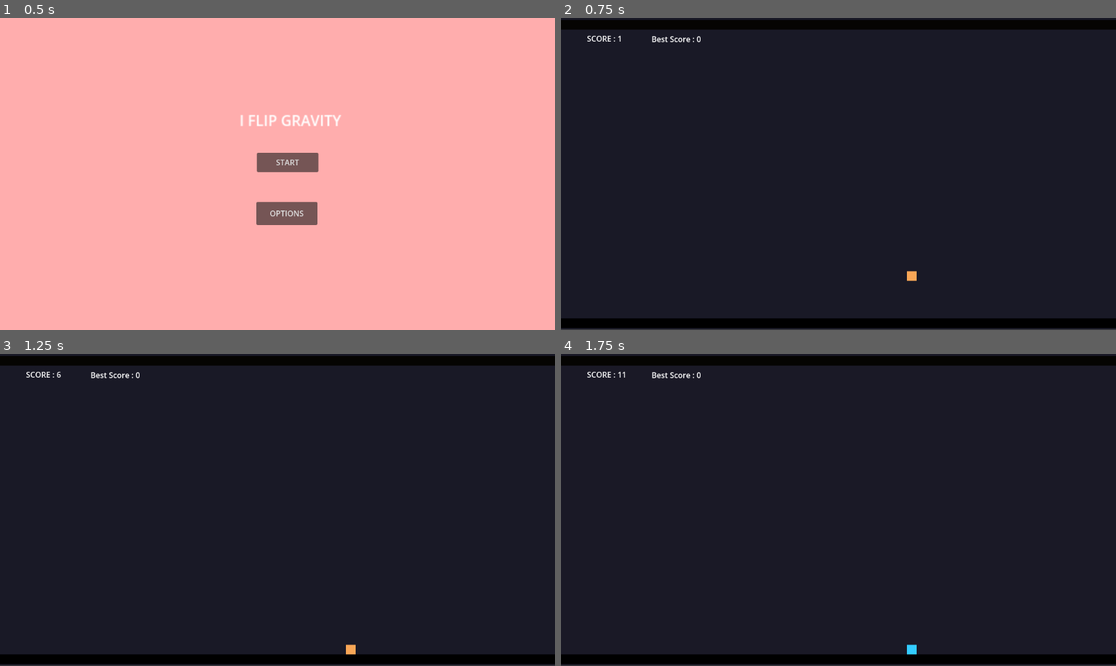
Above: before the commit, frames 1-4 (two rows, left to right).
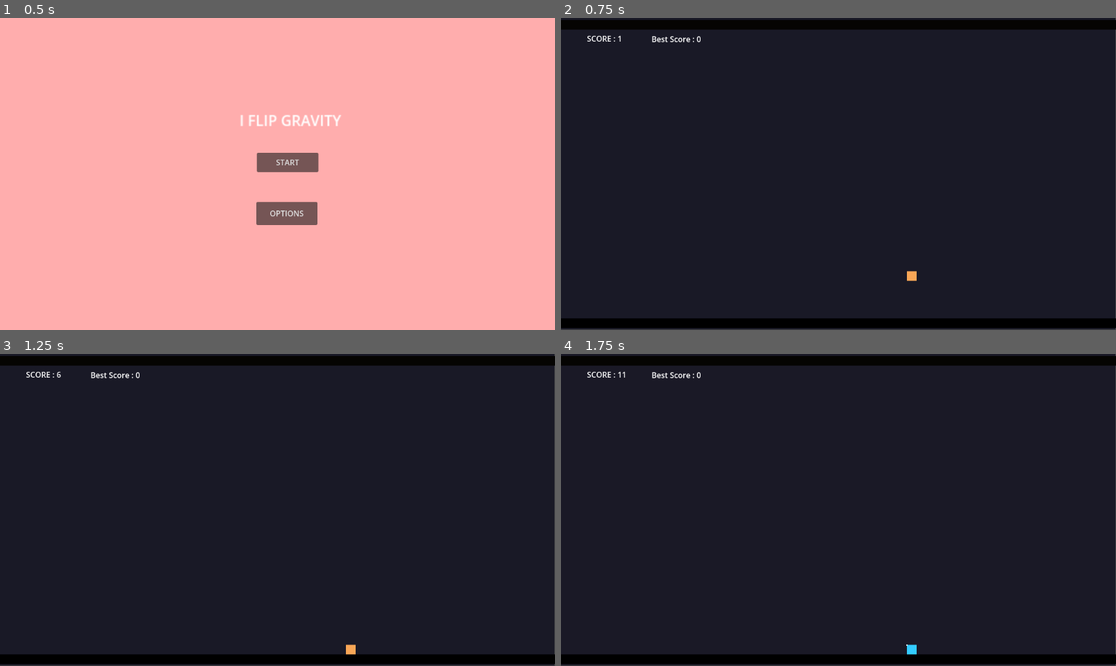
Above: after the commit, the same moments.

Repository: ansh33430w/I-flip-Gravity
Game: Godot game, scene res://scenes/mainmenu.tscn
The game is run twice, just before and just after one commit, with the same random seed, the same clock (stepped at 60 frames per second) and the same inputs.
Inputs (mouse positions are in pixels of both pictures, inside the frame that each line leads up to):
- Up to frame 1 (0.5 s): no input
- Up to frame 2 (0.75 s): click "START" at 0.5 s
- Up to frame 3 (1.25 s): no input
- Up to frame 4 (1.75 s): tap Enter (enter) at 1.25, 1.35 s; move the mouse to (960, 494) at 1.27 s; hold Right from 1.28 s (still down); click (960, 494) at 1.42 s

Frame 1 is identical in both runs. In frame 2, 0.1% of the frame differs, in the area x 99-100%, y 0-100%; in frame 3, 0.1%; in frame 4, 0.1%, in the area x 62-100%, y 0-100%.

Commit message:
tried to add shacke but failed and added gpu particle effrct

Diff:
--- a/scenes/character_body_2d.tscn
+++ b/scenes/character_body_2d.tscn
@@ -3,6 +3,15 @@
 [ext_resource type="Script" uid="uid://cnv2s4vhvmw16" path="res://scripts/CharacterBody2D.gd" id="1_lj8jo"]
 
 [sub_resource type="RectangleShape2D" id="RectangleShape2D_g2brh"]
+
+[sub_resource type="ParticleProcessMaterial" id="ParticleProcessMaterial_lj8jo"]
+particle_flag_disable_z = true
+inherit_velocity_ratio = 125.0
+direction = Vector3(0, -1, 0)
+spread = 180.0
+gravity = Vector3(0, 98, 0)
+scale_min = 0.29999998
+scale_max = 2.5
 
 [node name="CharacterBody2D" type="CharacterBody2D" unique_id=265115828 groups=["player"]]
 script = ExtResource("1_lj8jo")
@@ -15,3 +24,9 @@
 [node name="CollisionShape2D" type="CollisionShape2D" parent="." unique_id=1850491877]
 position = Vector2(10, 10)
 shape = SubResource("RectangleShape2D_g2brh")
+
+[node name="flipparticles" type="GPUParticles2D" parent="." unique_id=251674522]
+emitting = false
+amount = 12
+lifetime = 0.5
+process_material = SubResource("ParticleProcessMaterial_lj8jo")
--- a/scenes/main.tscn
+++ b/scenes/main.tscn
@@ -16,7 +16,7 @@
 [node name="ColorRect3" type="ColorRect" parent="." unique_id=103930989]
 offset_left = 35.0
 offset_top = -4.0
-offset_right = 1187.0
+offset_right = 1186.0
 offset_bottom = 643.0
 
 [node name="Camera2D2" type="Camera2D" parent="." unique_id=932368763]
--- a/scripts/CharacterBody2D.gd
+++ b/scripts/CharacterBody2D.gd
@@ -44,3 +44,5 @@
 
 	gravity_direction *= -1
 	color_rect.color = Color(1,.5,.2) if gravity_direction == -1 else Color(.2,.8,1)
+	$flipparticles.restart()
+	$flipparticles.emitting=true
--- a/scripts/main.gd
+++ b/scripts/main.gd
@@ -10,7 +10,7 @@
 var score = 0
 var last_ceiling = true
 var gameend = false
-
+var shakeamt = 0.0
 
 func _ready() -> void:
 	add_to_group("game"
@@ -27,6 +27,9 @@
 			set_physics_process(true)
 			get_tree().change_scene_to_file("res://scenes/mainmenu.tscn")
 		return
+	if shakeamt> 0:
+		shakeamt = max(shakeamt -delta *5 ,0)
+		$Camera2D2.offset =Vector2(randf_range(-1,1),randf_range(-1,1)*shakeamt)
 
 	score += delta * 10
 	$CanvasLayer/Label.text = "SCORE : " +str(int(score))
@@ -70,7 +73,7 @@
 
 func gameover():
 	set_physics_process(false)
-
+	shakeamt =  20
 	$CanvasLayer/ColorRect.visible = true
 	$CanvasLayer/Label.visible =false
 	$CanvasLayer/Label2.visible = true
